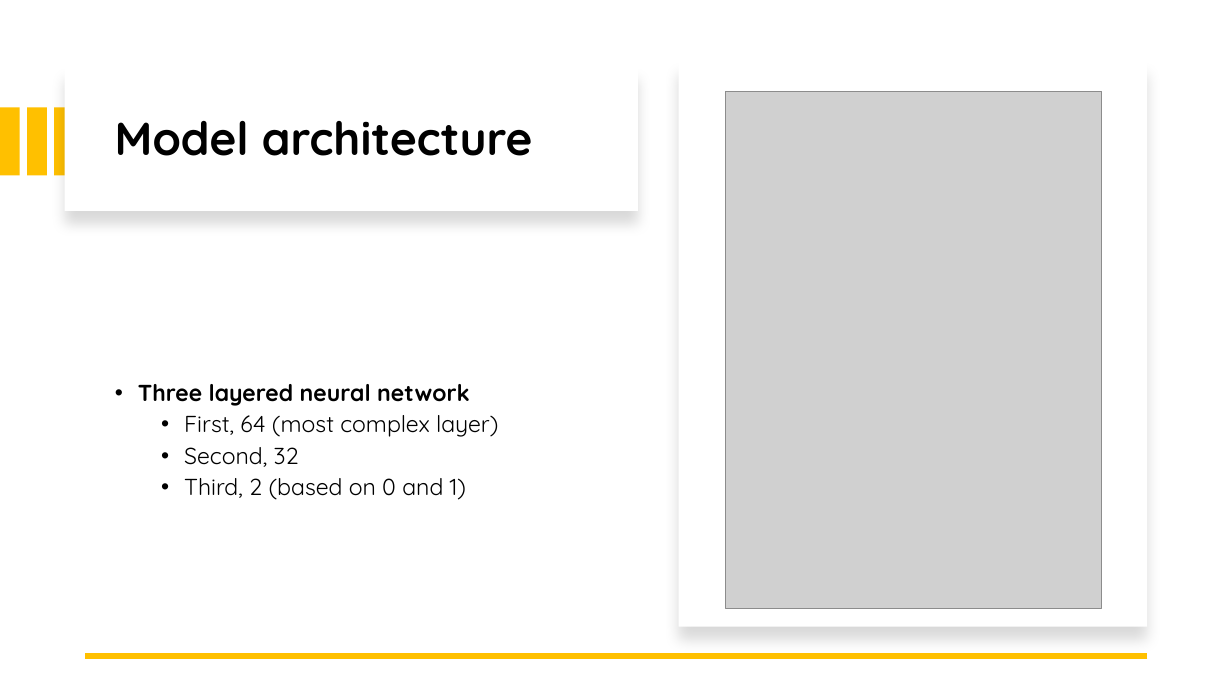
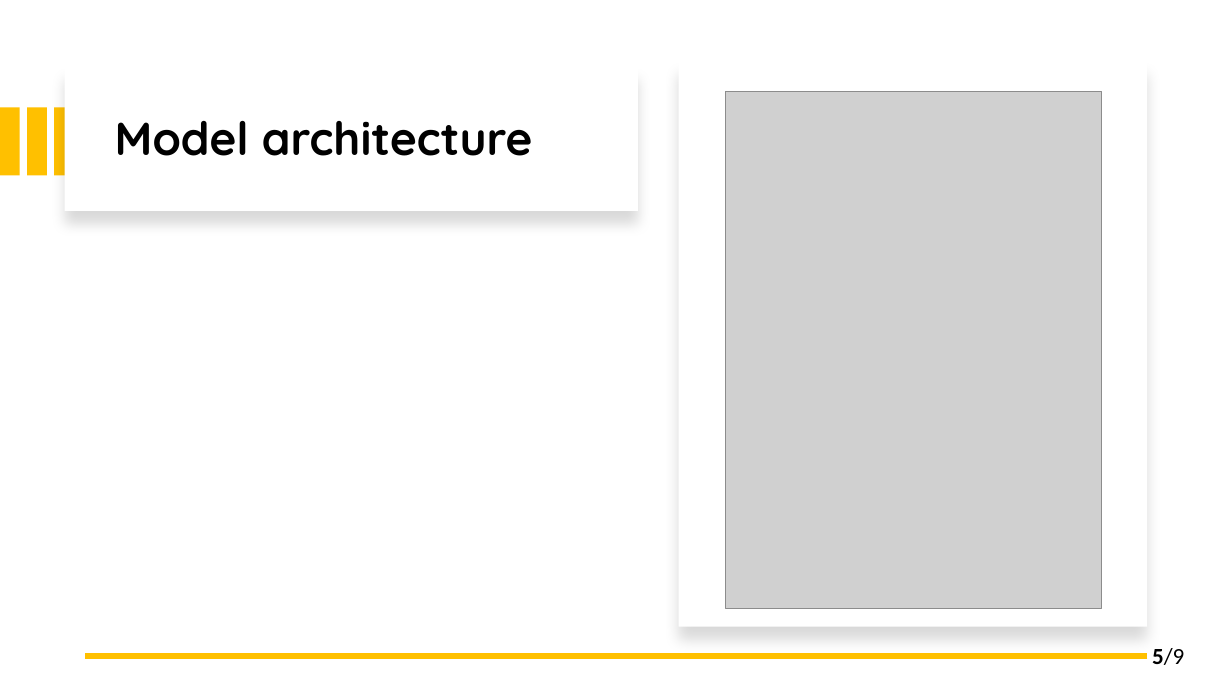
Before and after one commit to 0xbalazstoth/Projektmunka, a slide deck: slide 6 of publikacio/MWZX0D_PROJ_PREZ.pptx (slide 5 before the commit). Drawn at 1232x693 pixels with LibreOffice and Linux fonts; fonts in the diff are those of the drawing; grey boxes stand for pictures. Boxes give left, top, right and bottom in pixels: in the first picture for what was removed or moved away, otherwise in the second. Text is boxed around its words. In the diff, an @@ line names an element or a change of style, - is before the commit and + after.

```diff
--- a/publikacio/MWZX0D_PROJ_PREZ.pptx
+++ b/publikacio/MWZX0D_PROJ_PREZ.pptx
@@ text removed at <box>138,384,498,500</box> @@
-• Three layered neural network
-  • First, 64 (most complex layer)
-  • Second, 32
-  • Third, 2 (based on 0 and 1)
@@ text added at <box>1152,648,1184,665</box>, 18 pt, text #000000 @@
+5/9
```
Also in this commit, not shown: 3 other slides changed, 6 slides added, 2 slides removed, 28 other files.
